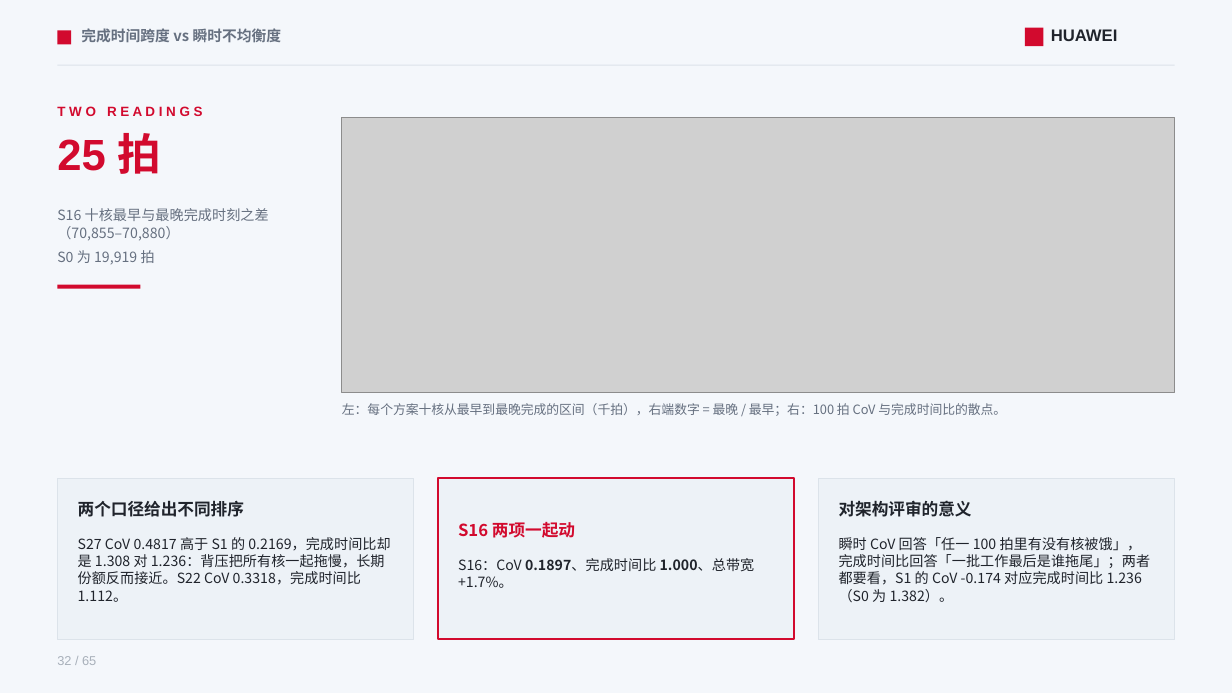
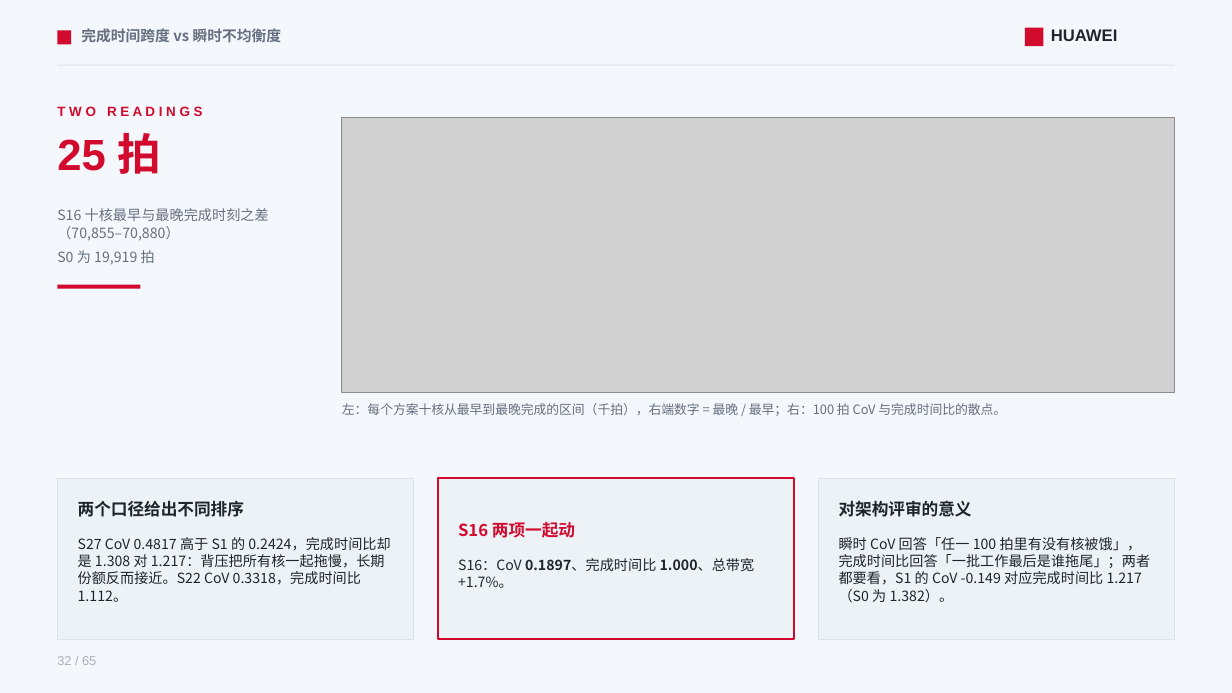
Before and after one commit to lukebest/booksim2, a slide deck: slide 32 of ppt/ring2-write-fairness.pptx. Drawn at 1232x693 pixels with LibreOffice and Linux fonts; fonts in the diff are those of the drawing; grey boxes stand for pictures. Boxes give left, top, right and bottom in pixels: in the first picture for what was removed or moved away, otherwise in the second. Text is boxed around its words. In the diff, an @@ line names an element or a change of style, - is before the commit and + after.

```diff
--- a/ppt/ring2-write-fairness.pptx
+++ b/ppt/ring2-write-fairness.pptx
@@ text at (78,537,390,602): text changed @@
-S27 CoV 0.4817 高于 S1 的 0.2169，完成时间比却是 1.308 对 1.236：背压把所有核一起拖慢，长期份额反而接近。S22 CoV 0.3318，完成时间比 1.112。
+S27 CoV 0.4817 高于 S1 的 0.2424，完成时间比却是 1.308 对 1.217：背压把所有核一起拖慢，长期份额反而接近。S22 CoV 0.3318，完成时间比 1.112。
@@ text at (839,537,1151,602): text changed @@
-瞬时 CoV 回答「任一 100 拍里有没有核被饿」，完成时间比回答「一批工作最后是谁拖尾」；两者都要看，S1 的 CoV -0.174 对应完成时间比 1.236（S0 为 1.382）。
+瞬时 CoV 回答「任一 100 拍里有没有核被饿」，完成时间比回答「一批工作最后是谁拖尾」；两者都要看，S1 的 CoV -0.149 对应完成时间比 1.217（S0 为 1.382）。
```
Also in this commit, not shown: 12 other slides changed, 18 other files.
